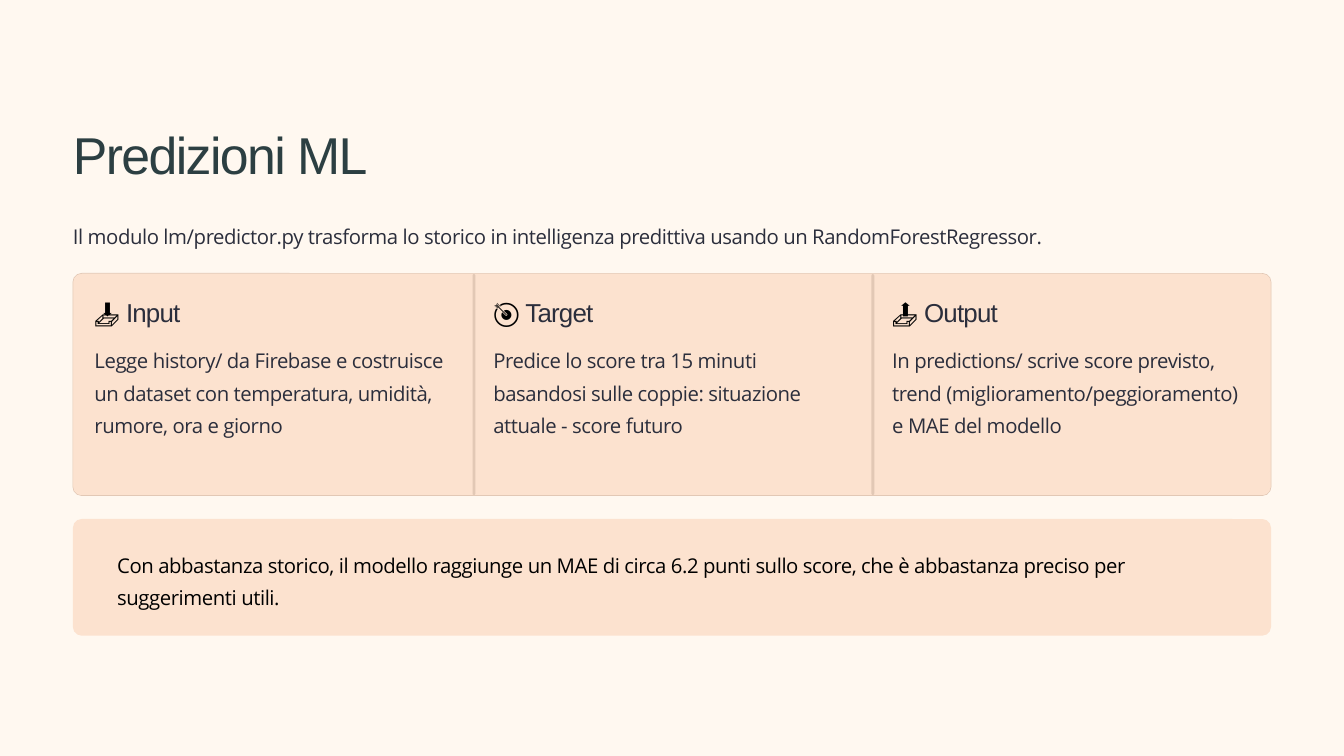
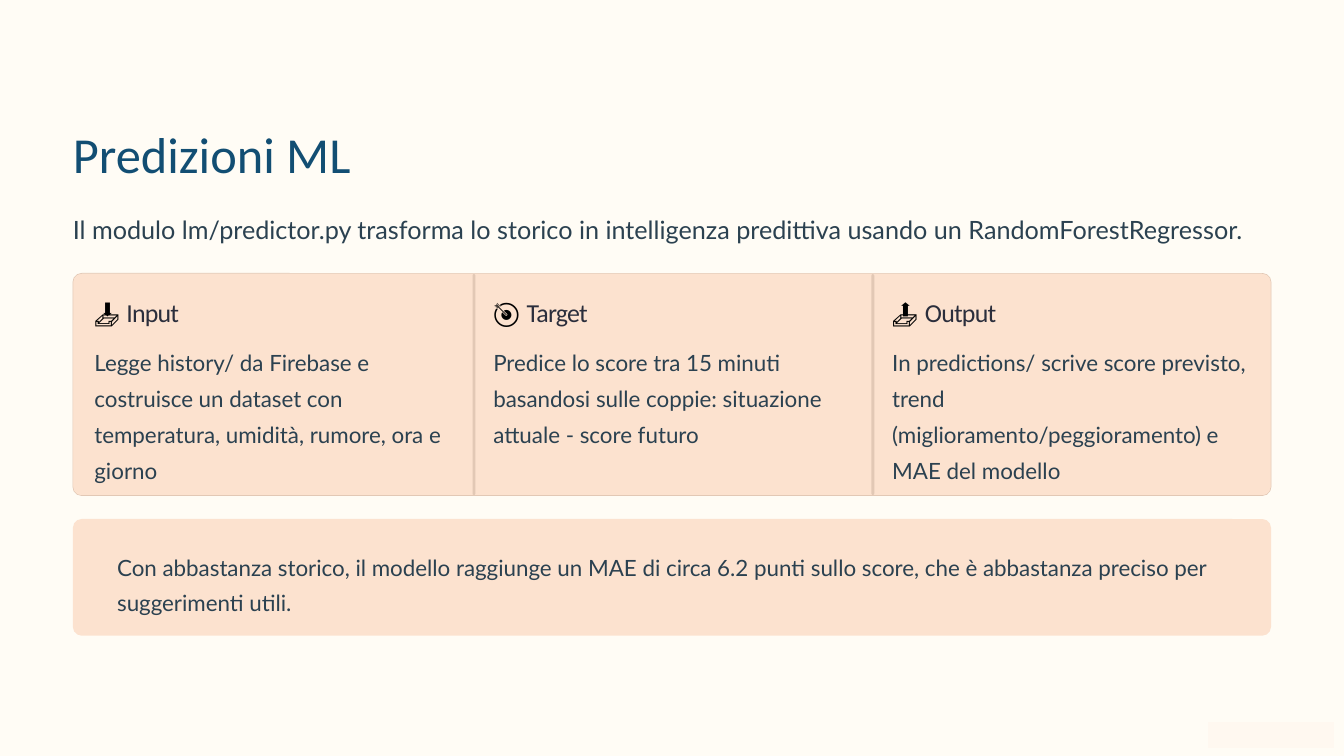
Before and after one commit to leolevro00/Smart-Study-Rooms, a slide deck: slide 13 of presentation/Smart-Study-Rooms.pptx (slide 9 before the commit). Drawn at 1344x756 pixels with LibreOffice and Linux fonts; fonts in the diff are those of the drawing; background and template pictures are left out. Boxes give left, top, right and bottom in pixels: in the first picture for what was removed or moved away, otherwise in the second. Text is boxed around its words. In the diff, an @@ line names an element or a change of style, - is before the commit and + after.

```diff
--- a/presentation/Smart-Study-Rooms.pptx
+++ b/presentation/Smart-Study-Rooms.pptx
@@ background #FFFFFF to #000000 @@
@@ rectangle at (0,0,1344,756): fill #FFF8F0 to #FFFCF5 @@
@@ text "Predizioni ML" at (73,138,350,174): size 37 to 36 pt, font Arial to Calibri, text colour #2C3F42 to #124E73, letter spacing -1.1 to 0 pt @@
@@ text "Il modulo lm/predictor.py trasforma lo ...": place and size @@
-text "Il modulo lm/predictor.py trasforma lo ..." at (73,228,1042,249)
+text "Il modulo lm/predictor.py trasforma lo ..." at (73,220,1242,243)
@@ text "Il modulo lm/predictor.py trasforma lo ..." at (73,220,1242,243): size 14.5 to 18 pt, font Open Sans to Lato, text colour #2B2E3C to #2B4150, letter spacing -0.3 to 0 pt @@
@@ text "📥 Input" at (126,305,179,326): font Lato to Open Sans in "📥"; font Arial to Calibri in "Input" @@
@@ text "🎯 Target" at (527,305,588,327): font Arial to Calibri in "Target" @@
@@ text "📤 Output" at (925,305,996,326): font Arial to Calibri in "Output" @@
@@ size 14.5 to 16 pt, font Open Sans to Lato, text colour #2B2E3C to #2B4150, letter spacing -0.3 to 0 pt in 3 elements at (94,354,441,483), (493,354,822,443), (892,354,1246,479) @@
@@ text "Con abbastanza storico, il modello ..." at (117,559,1206,615): size 14.5 to 16 pt, font Open Sans to Lato, text colour #000000 to #2B4150, letter spacing -0.3 to 0 pt @@
```
Also in this commit, not shown: 4 other slides changed, 8 slides added, 4 slides removed.
